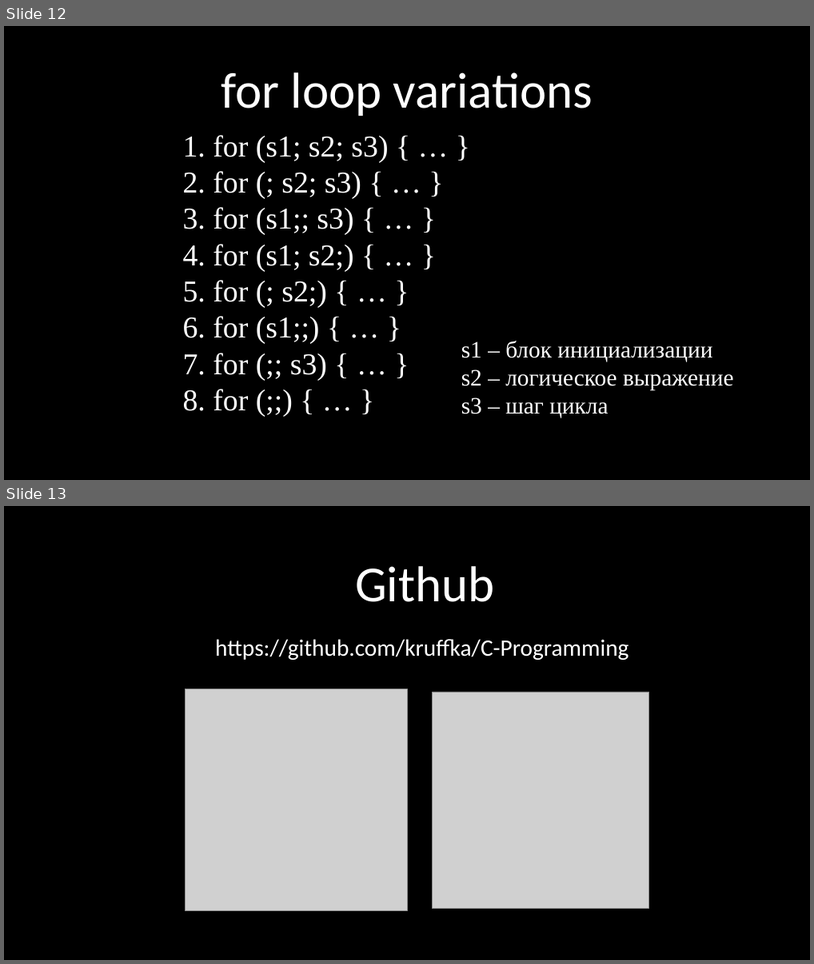
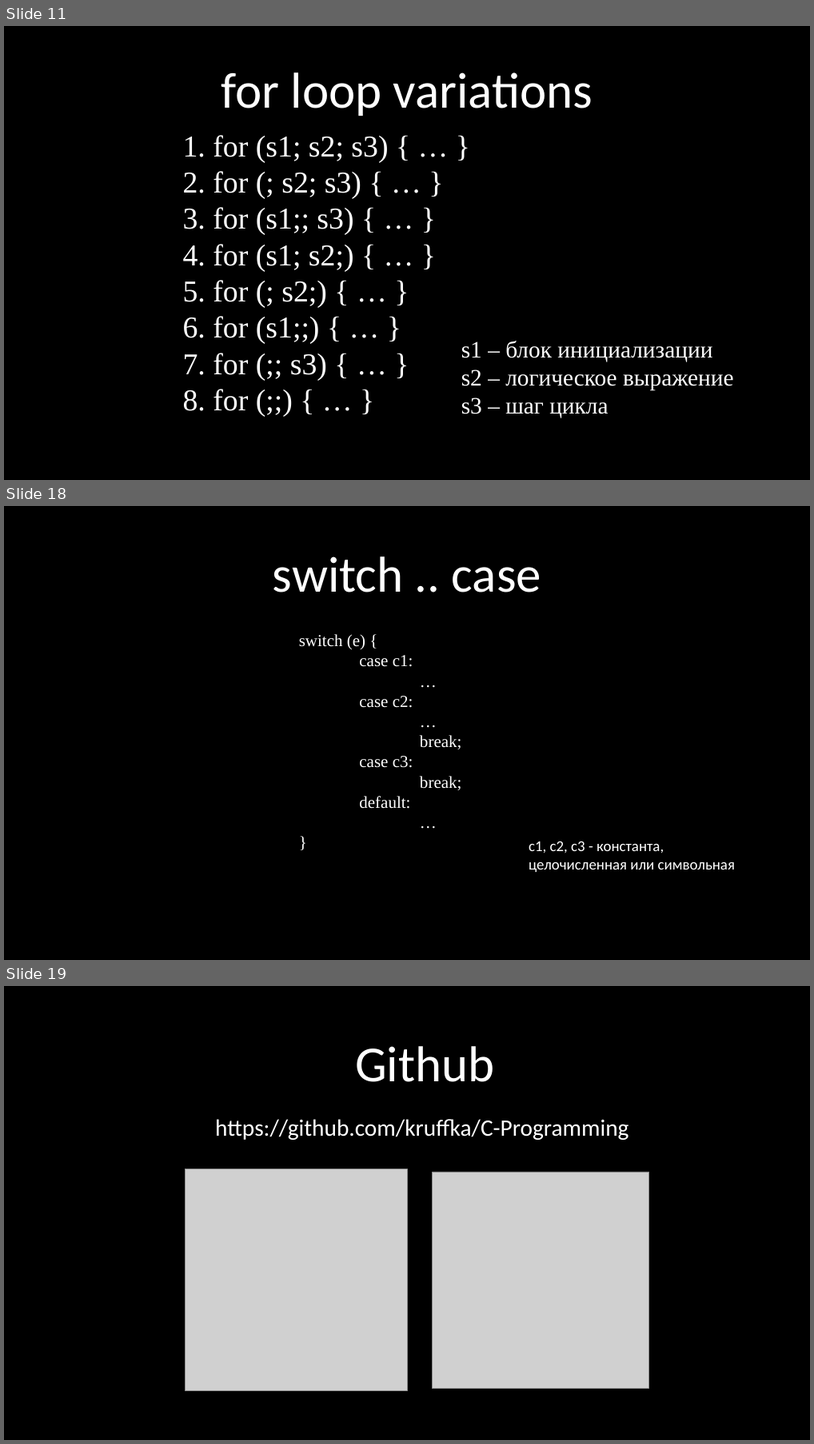
Before and after one commit to kruffka/C-Programming, a slide deck: 2024-2025/slides_pptx/3_loops.pptx. Shown one above the other, each under a label of ours: slides 12 and 13 before the commit, slides 11, 18 and 19 after it; the slides between them are not shown. The pictures are 814x964 and 814x1444 pixels, drawn with LibreOffice and Linux fonts; fonts in the diff are those of the drawing; grey boxes stand for pictures. Boxes give left, top, right and bottom in pixels: in the first picture for what was removed or moved away, otherwise in the second. Text is boxed around its words. In the diff, an @@ line names an element or a change of style, - is before the commit and + after.

```diff
--- a/2024-2025/slides_pptx/3_loops.pptx
+++ b/2024-2025/slides_pptx/3_loops.pptx
@@ slide 18 added at (4, 506, 810, 960), background #000000 @@
@@ text added at (273, 556, 542, 592), 60 pt, text #FFFFFF @@
+switch .. case
@@ text added at (299, 634, 462, 808), 20 pt, text #FFFFFF @@
+switch (e) {
+case c1:
+…
+case c2:
+…
+break;
+case c3:
+break;
+default:
+…
+}
@@ text added at (529, 840, 735, 872), 18 pt, text #FFFFFF @@
+c1, c2, c3 - константа,
+целочисленная или символьная
@@ what was slide 12 is now slide 11 @@
@@ what was slide 13 is now slide 19 @@
```
Also in this commit, not shown: 2 slides changed, 6 other slides added, 1 slide removed, 10 other files.
